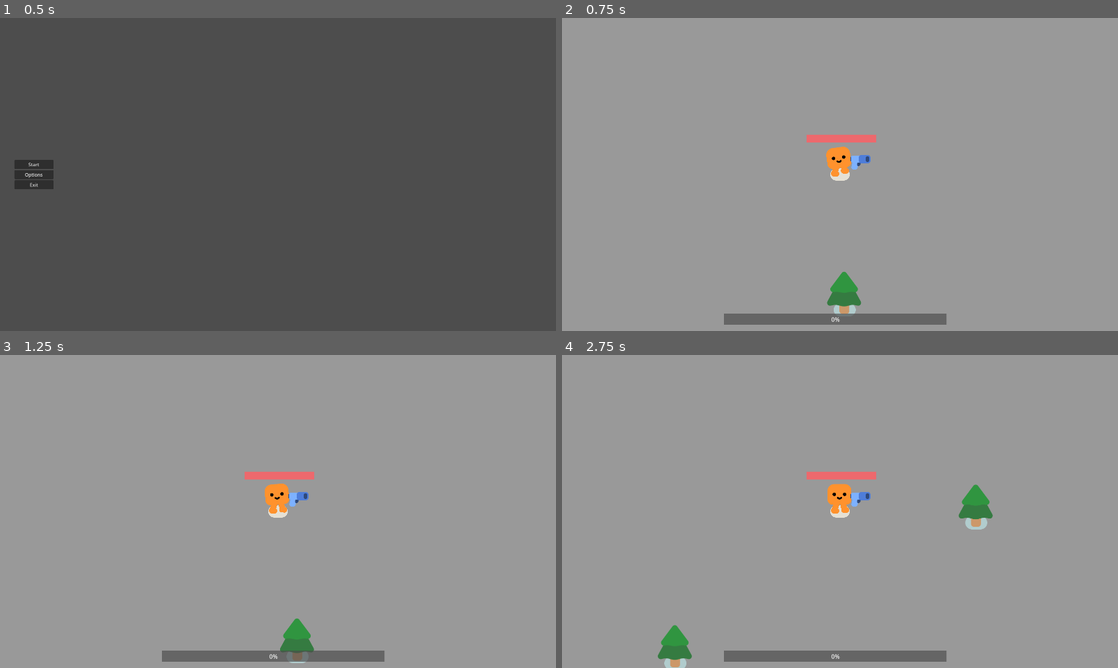
Above: before the commit, frames 1-4 (two rows, left to right).
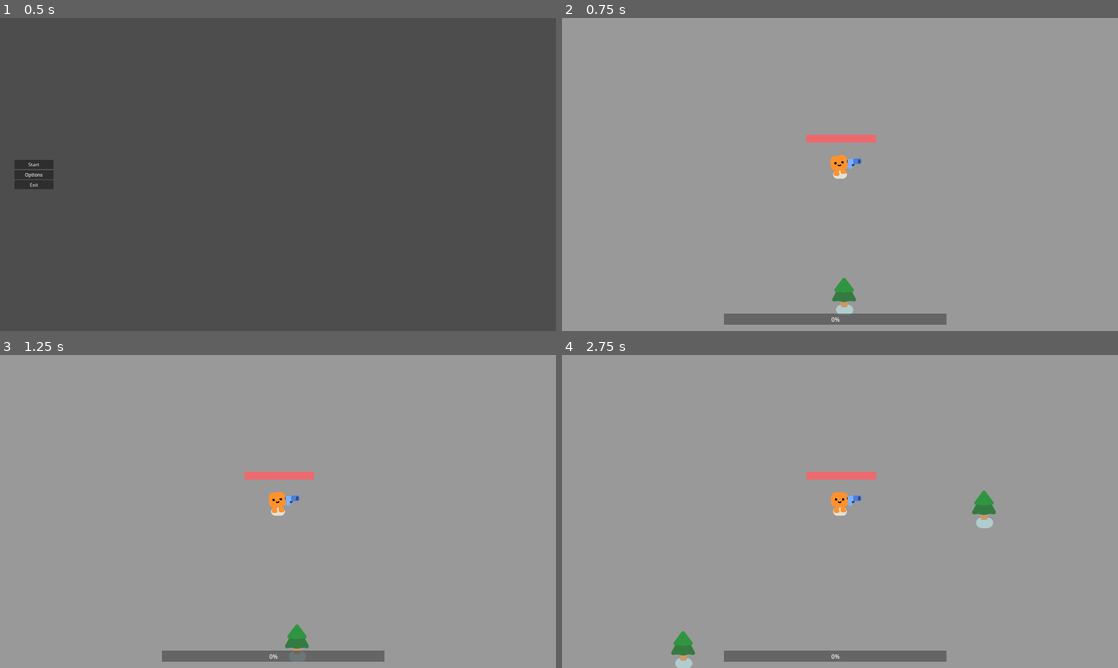
Above: after the commit, the same moments.

Repository: Kuui22/Godot_test
Game: Godot game, scene res://menus/mainmenu.tscn
The game is run twice, just before and just after one commit, with the same random seed, the same clock (stepped at 60 frames per second) and the same inputs.
Inputs (mouse positions are in pixels of both pictures, inside the frame that each line leads up to):
- Up to frame 1 (0.5 s): no input
- Up to frame 2 (0.75 s): click "Start" at 0.5 s
- Up to frame 3 (1.25 s): no input
- Up to frame 4 (2.75 s): move the mouse to (962, 495) at 1.27 s; hold D (move_right) 1.28-2 s; click (962, 495) at 1.42 s; drag from (728, 527) to (840, 505) at 2.02 s

Frame 1 is identical in both runs. In frame 2, 0.7% of the frame differs, in the area x 47-56%, y 41-95%; in frame 3, 0.6%; in frame 4, 1.3%, in the area x 17-78%, y 41-100%.

Commit message:
bad inventory
will replace

Diff:
--- a/2d-project-start/inventory/InventoryUI.gd
+++ b/2d-project-start/inventory/InventoryUI.gd
@@ -4,13 +4,19 @@
 @onready var slots:Array = $NinePatchRect/GridContainer.get_children()
 var is_open:bool = false
 
+var dragged_item: inv_slot = null
+var dragged_item_visual: Sprite2D = null
+
+
 func _ready():
+	inventory.update.connect(update_slots)
 	update_slots()
 	close()
 
 func update_slots():
-	for i in range(min(inventory.Items.size(), slots.size())):
-		slots[i].update(inventory.Items[i])
+	for i in range(min(inventory.slots.size(), slots.size())):
+		slots[i].update(inventory.slots[i])
+		slots[i].slotclicked.connect(on_slot_clicked)
 
 func _process(delta):
 	if Input.is_action_just_pressed("inventory"):
@@ -18,6 +24,8 @@
 			close()
 		else:
 			open()
+		if dragged_item_visual != null:
+			dragged_item_visual.position = get_global_mouse_position()
 
 
 func close():
@@ -26,3 +34,22 @@
 func open():
 	visible = true
 	is_open = true
+func on_slot_clicked(index:int, button:int):
+	if button == MOUSE_BUTTON_LEFT:
+		if dragged_item == null:
+			# Pick up the item
+			dragged_item = inventory.slots[index]
+			inventory.slots[index] = inv_slot.new()  # Empty the slot
+			dragged_item_visual = Sprite2D.new()
+			dragged_item_visual.texture = dragged_item.item.texture
+			add_child(dragged_item_visual)
+			update_slots()
+		else:
+			# Place the item back in a slot if possible
+			if inventory.slots[index].item == null:
+				inventory.slots[index] = dragged_item
+				dragged_item = null
+				remove_child(dragged_item_visual)
+				dragged_item_visual.queue_free()
+				dragged_item_visual = null
+				update_slots()
--- a/2d-project-start/inventory/inventory.gd
+++ b/2d-project-start/inventory/inventory.gd
@@ -2,4 +2,21 @@
 
 class_name inv
 
-@export var Items:Array[inv_item]
+signal update
+
+@export var slots:Array[inv_slot]
+
+func insert(item:inv_item):
+	#returns slot where item == item
+	var itemslots = slots.filter(func(slot): return slot.item == item)
+	if !itemslots.is_empty():
+		itemslots[0].amount +=1
+	else:
+		#returns empty slot
+		var emptyslots = slots.filter(func(slot): return slot.item == null)
+		if !emptyslots.is_empty():
+			emptyslots[0].item = item
+			emptyslots[0].amount = 1
+		else:#inventory full
+			pass
+	update.emit()
--- /dev/null
+++ b/2d-project-start/inventory/inventory_slot.gd
@@ -0,0 +1,6 @@
+extends Resource
+
+class_name inv_slot
+
+@export var item:inv_item
+@export var amount:int
--- a/2d-project-start/inventory/inventory_ui_slot.gd
+++ b/2d-project-start/inventory/inventory_ui_slot.gd
@@ -1,10 +1,24 @@
 extends Panel
 
+signal slotclicked(index:int, button:int)
+
 @onready var item_visual:Sprite2D = $CenterContainer/Panel/ItemDisplay
+@onready var amount_text:Label = $CenterContainer/Panel/Quantity
 
-func update(item:inv_item):
-	if(item):
+
+func update(slot:inv_slot):
+	if(slot.item):
 		item_visual.visible = true
-		item_visual.texture = item.texture
+		amount_text.visible = true
+		item_visual.texture = slot.item.texture
+		amount_text.text = "x"+str(slot.amount)
 	else:
 		item_visual.visible = false
+		amount_text.visible = false
+
+
+func _on_gui_input(event):
+	if event is InputEventMouseButton \
+	and event.button_index == MOUSE_BUTTON_LEFT or MOUSE_BUTTON_RIGHT \
+	and event.is_pressed():
+		slotclicked.emit(get_index(), event.button_index)
--- a/2d-project-start/inventory/inventory_ui_slot.tscn
+++ b/2d-project-start/inventory/inventory_ui_slot.tscn
@@ -1,7 +1,11 @@
-[gd_scene load_steps=3 format=3 uid="uid://bxnd6plxmod6r"]
+[gd_scene load_steps=4 format=3 uid="uid://bxnd6plxmod6r"]
 
 [ext_resource type="Texture2D" uid="uid://tepdoi36g8ta" path="res://inventory/invslot.png" id="1_2mjqt"]
 [ext_resource type="Script" path="res://inventory/inventory_ui_slot.gd" id="1_d3yhn"]
+
+[sub_resource type="LabelSettings" id="LabelSettings_iopwt"]
+font_size = 24
+font_color = Color(0, 0, 0, 1)
 
 [node name="InventoryUISlot" type="Panel"]
 self_modulate = Color(0.701961, 0.701961, 0.701961, 0)
@@ -26,3 +30,17 @@
 
 [node name="ItemDisplay" type="Sprite2D" parent="CenterContainer/Panel"]
 scale = Vector2(2, 2)
+
+[node name="Quantity" type="Label" parent="CenterContainer/Panel"]
+custom_minimum_size = Vector2(50, 25)
+layout_mode = 0
+offset_left = 4.0
+offset_top = -28.994
+offset_right = 54.0
+offset_bottom = 5.00601
+scale = Vector2(0.5, 0.5)
+text = "x99"
+label_settings = SubResource("LabelSettings_iopwt")
+horizontal_alignment = 2
+
+[connection signal="gui_input" from="." to="." method="_on_gui_input"]
--- a/2d-project-start/inventory/player_inv.tres
+++ b/2d-project-start/inventory/player_inv.tres
@@ -1,8 +1,56 @@
-[gd_resource type="Resource" script_class="inv" load_steps=3 format=3 uid="uid://bi7hnu2t6dw5j"]
+[gd_resource type="Resource" script_class="inv" load_steps=15 format=3 uid="uid://bi7hnu2t6dw5j"]
 
-[ext_resource type="Resource" uid="uid://crvw1yl7ac26" path="res://items/Food/07_bread.tres" id="1_s6vwa"]
+[ext_resource type="Script" path="res://inventory/inventory_slot.gd" id="2_dx3rj"]
 [ext_resource type="Script" path="res://inventory/inventory.gd" id="2_r7rai"]
+
+[sub_resource type="Resource" id="Resource_3vvtm"]
+script = ExtResource("2_dx3rj")
+amount = 0
+
+[sub_resource type="Resource" id="Resource_if8ab"]
+script = ExtResource("2_dx3rj")
+amount = 0
+
+[sub_resource type="Resource" id="Resource_haerc"]
+script = ExtResource("2_dx3rj")
+amount = 0
+
+[sub_resource type="Resource" id="Resource_4b34u"]
+script = ExtResource("2_dx3rj")
+amount = 0
+
+[sub_resource type="Resource" id="Resource_sx7kj"]
+script = ExtResource("2_dx3rj")
+amount = 0
+
+[sub_resource type="Resource" id="Resource_mwrtp"]
+script = ExtResource("2_dx3rj")
+amount = 0
+
+[sub_resource type="Resource" id="Resource_yyc1b"]
+script = ExtResource("2_dx3rj")
+amount = 0
+
+[sub_resource type="Resource" id="Resource_h51dw"]
+script = ExtResource("2_dx3rj")
+amount = 0
+
+[sub_resource type="Resource" id="Resource_86wj4"]
+script = ExtResource("2_dx3rj")
+amount = 0
+
+[sub_resource type="Resource" id="Resource_gqmuc"]
+script = ExtResource("2_dx3rj")
+amount = 0
+
+[sub_resource type="Resource" id="Resource_y22xd"]
+script = ExtResource("2_dx3rj")
+amount = 0
+
+[sub_resource type="Resource" id="Resource_jxpwq"]
+script = ExtResource("2_dx3rj")
+amount = 0
 
 [resource]
 script = ExtResource("2_r7rai")
-Items = Array[Resource("res://inventory/inventory_item.gd")]([ExtResource("1_s6vwa"), null, null, null, null, null, null, null, null, null, null, null])
+slots = Array[ExtResource("2_dx3rj")]([SubResource("Resource_3vvtm"), SubResource("Resource_if8ab"), SubResource("Resource_haerc"), SubResource("Resource_4b34u"), SubResource("Resource_sx7kj"), SubResource("Resource_mwrtp"), SubResource("Resource_yyc1b"), SubResource("Resource_h51dw"), SubResource("Resource_86wj4"), SubResource("Resource_gqmuc"), SubResource("Resource_y22xd"), SubResource("Resource_jxpwq")])
--- /dev/null
+++ b/2d-project-start/items/pickup.gd
@@ -0,0 +1,24 @@
+extends Node
+
+@onready var sprite = $Sprite2D
+@onready var pickup_range = $pickup_range
+@export var item:inv_item :
+	get:
+		return item
+	set(value):
+		item = value
+
+
+var player = null
+
+func _ready():
+	if item and item.texture:
+		sprite.texture = item.texture
+
+
+func _on_pickup_range_body_entered(body):
+	if body.has_method("collect"):
+		#print("Helloooo")
+		player = body
+		player.collect(item)
+		queue_free()
--- /dev/null
+++ b/2d-project-start/items/pickup.tscn
@@ -0,0 +1,23 @@
+[gd_scene load_steps=4 format=3 uid="uid://vqwo2x387eft"]
+
+[ext_resource type="Script" path="res://items/pickup.gd" id="1_75gtt"]
+
+[sub_resource type="CompressedTexture2D" id="CompressedTexture2D_b2fvh"]
+
+[sub_resource type="CircleShape2D" id="CircleShape2D_a6u64"]
+radius = 50.1597
+
+[node name="Pickup" type="Node2D"]
+script = ExtResource("1_75gtt")
+
+[node name="Sprite2D" type="Sprite2D" parent="."]
+texture = SubResource("CompressedTexture2D_b2fvh")
+
+[node name="pickup_range" type="Area2D" parent="."]
+self_modulate = Color(0.245174, 1, 0.958745, 1)
+collision_layer = 0
+
+[node name="CollisionShape2D" type="CollisionShape2D" parent="pickup_range"]
+shape = SubResource("CircleShape2D_a6u64")
+
+[connection signal="body_entered" from="pickup_range" to="." method="_on_pickup_range_body_entered"]
--- a/2d-project-start/mobs/slime.gd
+++ b/2d-project-start/mobs/slime.gd
@@ -7,6 +7,10 @@
 @onready var player = get_node("/root/Game/Player")
 @onready var Slime = %Slime
 @export var DAMAGE:float = 5.0
+@export var drops:inv_item
+
+const PICKUP_SCENE = preload("res://items/pickup.tscn")
+const SMOKE_SCENE = preload("res://smoke_explosion/smoke_explosion.tscn")
 
 var target
 const SPEED:float = 300
@@ -21,7 +25,7 @@
 func _physics_process(delta):
 	if(target):
 		var direction = global_position.direction_to(target.global_position)
-		velocity = direction * SPEED * delta * SPEEDFACTOR
+		velocity = direction * SPEED
 	else:
 		pass
 	move_and_slide()
@@ -33,7 +37,13 @@
 	if health <= 0:
 		dead.emit("Im dead",experience,self)
 		queue_free()
-		const SMOKE_SCENE = preload("res://smoke_explosion/smoke_explosion.tscn")
-		var smoke = SMOKE_SCENE.instantiate()
-		get_parent().add_child(smoke)
-		smoke.global_position = global_position
+		call_deferred("death")
+
+func death():
+	var smoke = SMOKE_SCENE.instantiate()
+	get_parent().add_child(smoke)
+	smoke.global_position = global_position
+	var loot = PICKUP_SCENE.instantiate()
+	loot.item = drops
+	get_parent().add_child(loot)
+	loot.global_position = global_position
--- a/2d-project-start/mobs/slime.tscn
+++ b/2d-project-start/mobs/slime.tscn
@@ -1,7 +1,8 @@
-[gd_scene load_steps=4 format=3 uid="uid://cao6h8v5qixt"]
+[gd_scene load_steps=5 format=3 uid="uid://cao6h8v5qixt"]
 
 [ext_resource type="PackedScene" uid="uid://ogik4s70pgwl" path="res://characters/slime/slime.tscn" id="1_bje57"]
 [ext_resource type="Script" path="res://mobs/slime.gd" id="1_usg45"]
+[ext_resource type="Resource" uid="uid://crvw1yl7ac26" path="res://items/Food/07_bread.tres" id="2_qimy4"]
 
 [sub_resource type="CircleShape2D" id="CircleShape2D_hq8m2"]
 radius = 52.0096
@@ -10,10 +11,13 @@
 collision_layer = 2
 collision_mask = 3
 script = ExtResource("1_usg45")
+drops = ExtResource("2_qimy4")
 
 [node name="Slime" parent="." instance=ExtResource("1_bje57")]
 unique_name_in_owner = true
+scale = Vector2(0.7, 0.7)
 
 [node name="CollisionShape2D" type="CollisionShape2D" parent="."]
 position = Vector2(0, -29)
+scale = Vector2(0.7, 0.7)
 shape = SubResource("CircleShape2D_hq8m2")
--- a/2d-project-start/pine_tree.tscn
+++ b/2d-project-start/pine_tree.tscn
@@ -11,12 +11,14 @@
 [node name="GroundShadow" type="Sprite2D" parent="."]
 modulate = Color(0.69253, 0.800505, 0.803194, 1)
 position = Vector2(1, -3)
-scale = Vector2(0.904762, 0.884615)
+scale = Vector2(0.7, 0.685)
 texture = ExtResource("1_eo4wg")
 
 [node name="PineTree" type="Sprite2D" parent="."]
 position = Vector2(-1, -65)
+scale = Vector2(0.7, 0.7)
 texture = ExtResource("2_488yj")
 
 [node name="CollisionShape2D" type="CollisionShape2D" parent="."]
+scale = Vector2(0.7, 0.7)
 shape = SubResource("CircleShape2D_i8mg5")
--- a/2d-project-start/player.gd
+++ b/2d-project-start/player.gd
@@ -7,8 +7,8 @@
 #stats
 var maxhealth:float = 100.0
 var health:float = 100.0
-const SPEED:float = 600.0
-const MAX_AI_SPEED:float = 500.0
+const SPEED:float = 500.0
+const MAX_AI_SPEED:float = 450.0
 const SPEEDFACTOR:float = 50
 const DAMAGE_RATE:float = 5.0
 const ACCELERATION = 300
@@ -33,7 +33,7 @@
 	#direction
 	if Input.is_action_pressed("move_left") or Input.is_action_pressed("move_right") or Input.is_action_pressed("move_up") or Input.is_action_pressed("move_down"):#player input
 		var direction = Input.get_vector("move_left", "move_right","move_up","move_down")
-		velocity = direction * SPEED * delta * SPEEDFACTOR
+		velocity = direction * SPEED
 		state = "MOVING"
 	else:#check for enemies
 		enemies_in_range = weapon.get_overlapping_bodies()
@@ -109,3 +109,6 @@
 	%HealthBar.max_value= maxhealth
 	%HealthBar.value= maxhealth
 	health = maxhealth
+
+func collect(item):
+	inventory.insert(item)
--- a/2d-project-start/player.tscn
+++ b/2d-project-start/player.tscn
@@ -22,17 +22,21 @@
 weapon = NodePath("Gun")
 
 [node name="HappyBoo" parent="." instance=ExtResource("1_qo1h0")]
+scale = Vector2(0.7, 0.7)
 
 [node name="CollisionShape2D" type="CollisionShape2D" parent="."]
+scale = Vector2(0.7, 0.7)
 shape = SubResource("CircleShape2D_qfsau")
 
 [node name="Camera2D" type="Camera2D" parent="."]
 
 [node name="Gun" parent="." instance=ExtResource("3_rdkbn")]
 position = Vector2(0, -27)
+scale = Vector2(0.7, 0.7)
 
 [node name="HurtBox" type="Area2D" parent="."]
 unique_name_in_owner = true
+scale = Vector2(0.7, 0.7)
 collision_layer = 0
 collision_mask = 2
 
--- a/2d-project-start/player/characterstats.gd
+++ b/2d-project-start/player/characterstats.gd
@@ -6,7 +6,7 @@
 @export var speed = 14
 # The downward acceleration when in the air, in meters per second squared.
 @export var fall_acceleration = 75
-# Jump acceleratio
+# Jump acceleration
 @export var jump_impulse = 20
 # read
 @export var double_jump_counter = false
